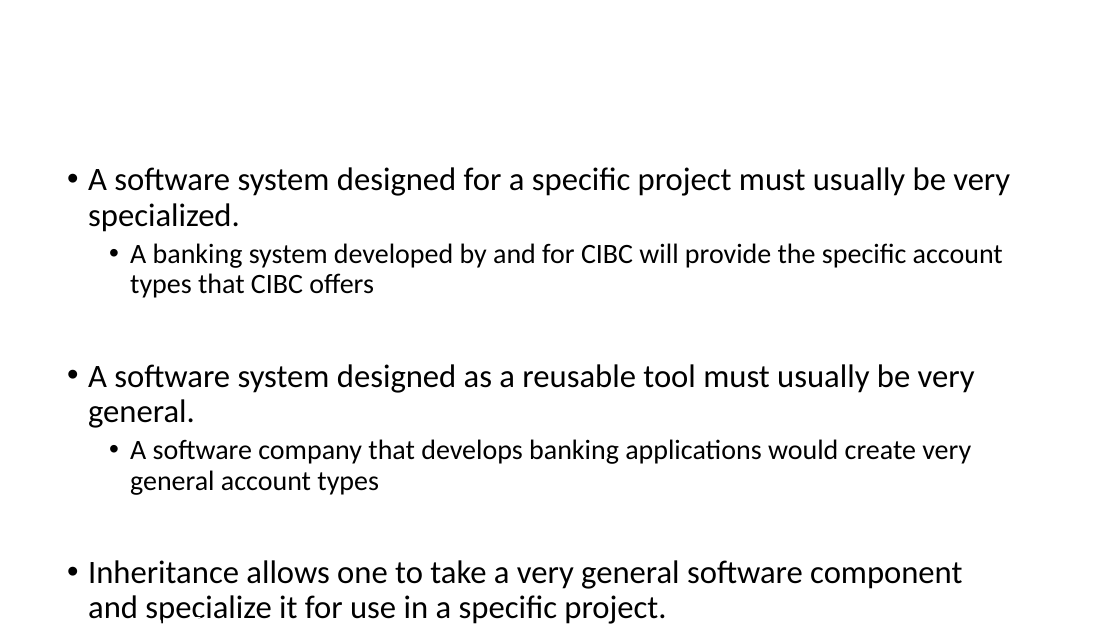
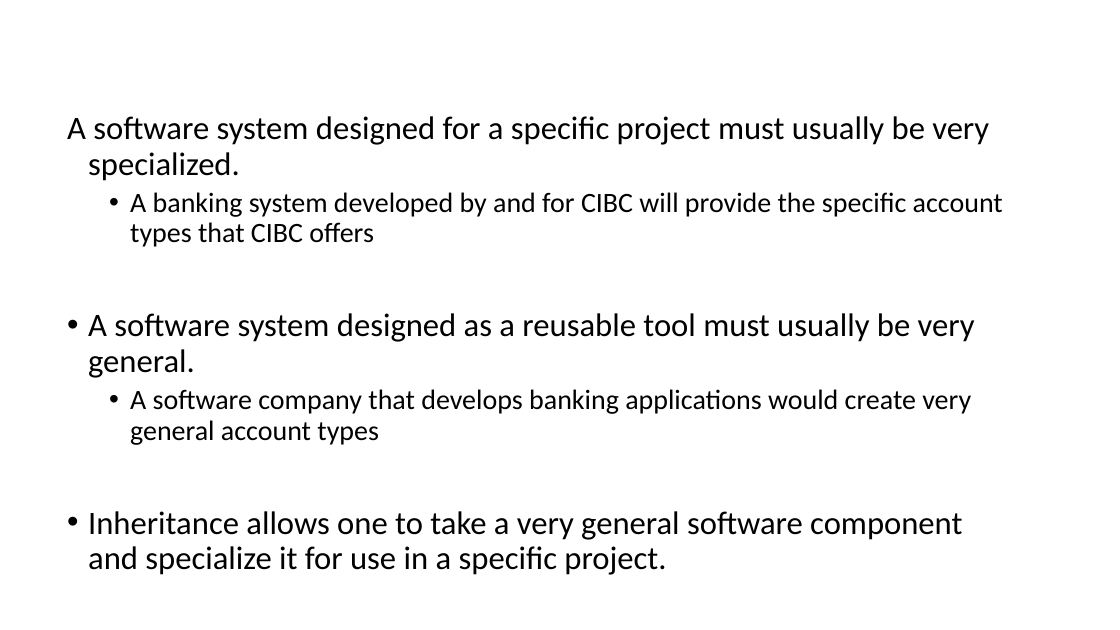
Before and after one commit to gmierzwinski/gmierzwinski.github.io, a slide deck: slide 20 of bishops/cs321/resources/CS321_Lecture_06.ppt. Drawn at 1120x630 pixels with LibreOffice and Linux fonts; fonts in the diff are those of the drawing; background and template pictures are left out. Boxes give left, top, right and bottom in pixels: in the first picture for what was removed or moved away, otherwise in the second. Text is boxed around its words. In the diff, an @@ line names an element or a change of style, - is before the commit and + after.

```diff
--- a/bishops/cs321/resources/CS321_Lecture_06.ppt
+++ b/bishops/cs321/resources/CS321_Lecture_06.ppt
@@ title "Tension between Generality and Specialization" moved from (x1=88, y1=595, x2=138, y2=619) to (x1=88, y1=546, x2=138, y2=570) @@
@@ text "A software system designed for ..." at (x1=67, y1=116, x2=1003, y2=575): bullet • to none @@
@@ text "CS321: Advanced Programming Techniques" rewrapped from (x1=55, y1=614, x2=257, y2=624) to (x1=5, y1=604, x2=279, y2=630) @@
```
Also in this commit, not shown: 13 other slides changed, 1 other file.
